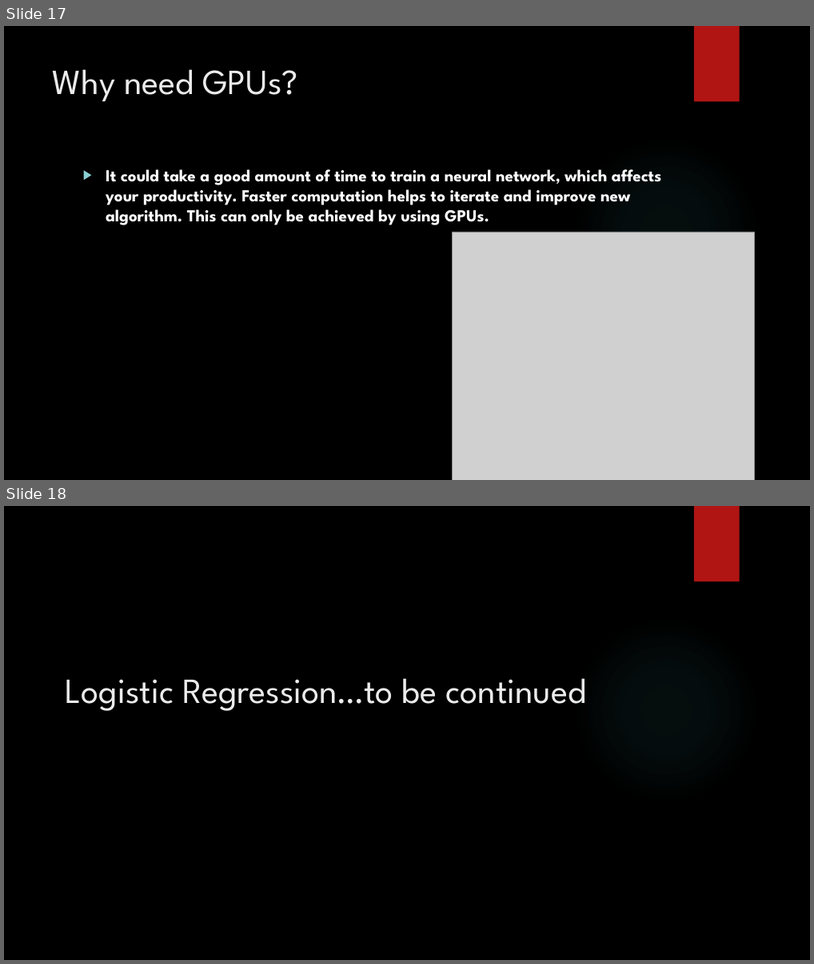
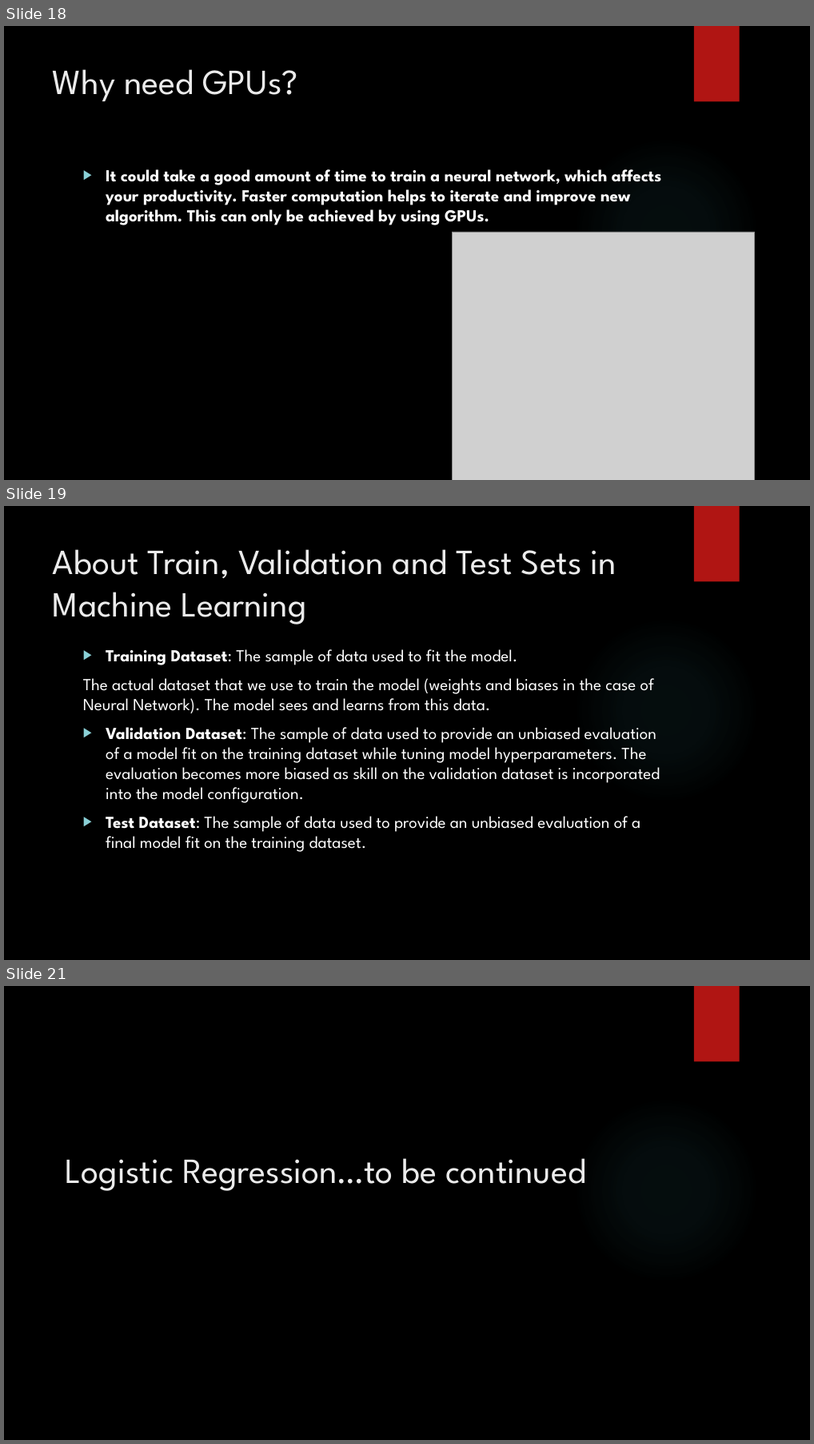
Before and after one commit to Swati707/Machine-Learning-Lab-STC, a slide deck: Lab Day 2/Day2.pptx. Shown one above the other, each under a label of ours: slides 17 and 18 before the commit, slides 18, 19 and 21 after it; the slides between them are not shown. The pictures are 814x964 and 814x1444 pixels, drawn with LibreOffice and Linux fonts; fonts in the diff are those of the drawing; grey boxes stand for pictures; background and template pictures are left out. Boxes give left, top, right and bottom in pixels: in the first picture for what was removed or moved away, otherwise in the second. Text is boxed around its words. In the diff, an @@ line names an element or a change of style, - is before the commit and + after.

```diff
--- a/Lab Day 2/Day2.pptx
+++ b/Lab Day 2/Day2.pptx
@@ slide 19 added at box(4, 506, 810, 960), background picture (left out); not listed: 2 template elements that a slide beside it also shows @@
@@ title added at box(53, 549, 617, 624), 42 pt, text #EBEBEB @@
+About Train, Validation and Test Sets in Machine Learning
@@ text added at box(83, 649, 660, 852), 20 pt, text #FFFFFF @@
+▶ Training Dataset: The sample of data used to fit the model.
+The actual dataset that we use to train the model (weights and biases in the case of Neural Network). The model sees and learns from this data.
+▶ Validation Dataset: The sample of data used to provide an unbiased evaluation of a model fit on the training dataset while tuning model hyperparameters. The evaluation becomes more biased as skill on the validation dataset is incorporated into the model configuration.
+▶ Test Dataset: The sample of data used to provide an unbiased evaluation of a final model fit on the training dataset.
@@ what was slide 17 is now slide 18 @@
@@ what was slide 18 is now slide 21 @@
```
Also in this commit, not shown: 1 slide changed, 2 other slides added, 2 other files.
